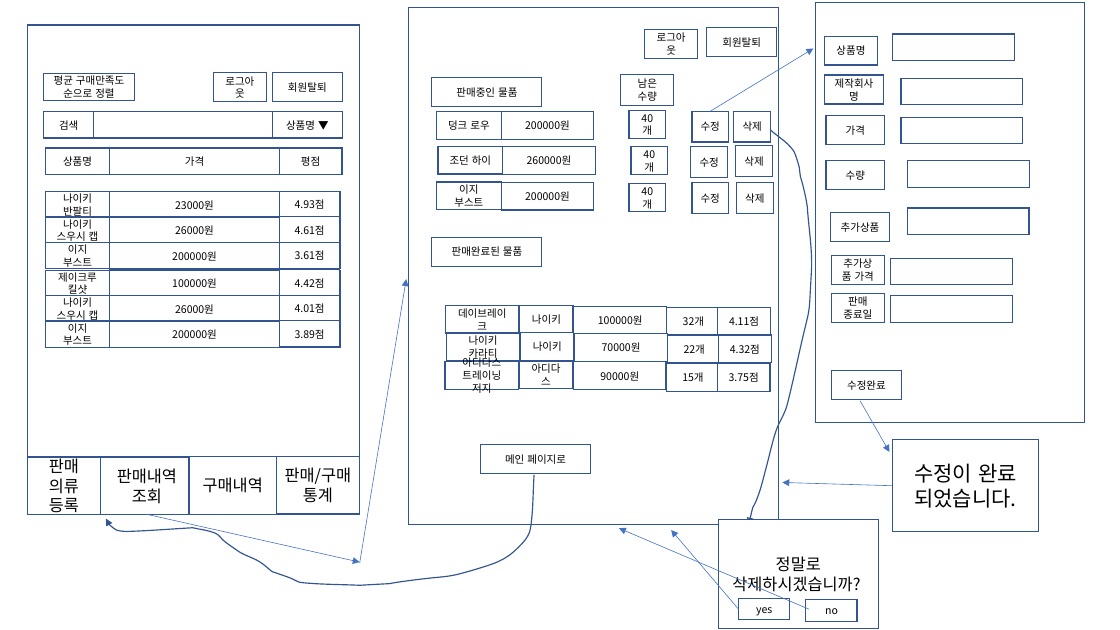
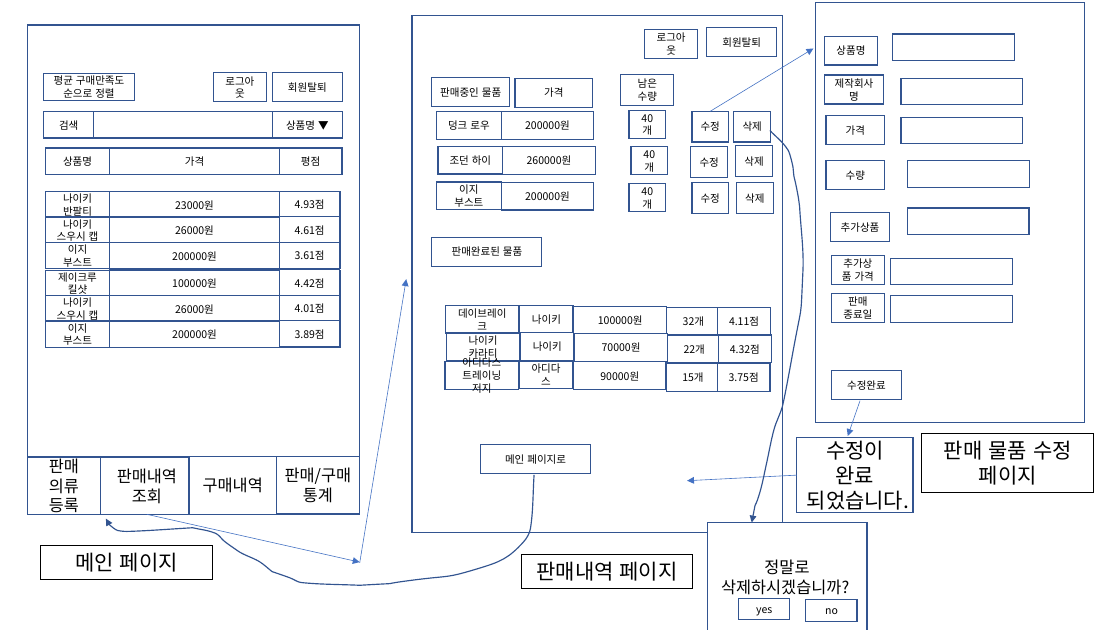
Before and after one commit to bradbrad97/SE, a slide deck: slide 4 of 과제1/merge/UI_Design.pptx. Drawn at 1120x630 pixels with LibreOffice and Linux fonts; fonts in the diff are those of the drawing. Boxes give left, top, right and bottom in pixels: in the first picture for what was removed or moved away, otherwise in the second. Text is boxed around its words. In the diff, an @@ line names an element or a change of style, - is before the commit and + after.

Commit message:
UI_Design.pptx 수정

```diff
--- a/과제1/merge/UI_Design.pptx
+++ b/과제1/merge/UI_Design.pptx
@@ rectangle: place and size @@
-rectangle at (408,8,779,525)
+rectangle at (413,16,783,534)
@@ rectangle "판매중인 물품": place and size @@
-rectangle "판매중인 물품" at (432,78,542,108)
+rectangle "판매중인 물품" at (432,78,509,108)
@@ rectangle added at (515,78,592,108), fill #FFFFFF, outline #325491 1 pt, 9 pt, text #000000 @@
+가격
@@ freeform shape: place and size @@
-freeform shape at (749,130,812,524)
+freeform shape at (752,130,803,523)
@@ arrow moved from (860, 401) - (890, 452) to (860, 401) - (848, 436) @@
@@ rectangle "수정이 완료 되었습니다.": place and size @@
-rectangle "수정이 완료 되었습니다." at (892,439,1039,532)
+rectangle "수정이 완료 되었습니다." at (797,438,913,513)
@@ rectangle added at (922,434,1094,493), outline #000000 0.75 pt, 18 pt, text #000000 @@
+판매 물품 수정 페이지
@@ arrow moved from (892, 486) - (782, 482) to (797, 476) - (687, 481) @@
@@ arrow removed from (809, 609) to (619, 528) @@
@@ arrow removed from (739, 609) to (671, 530) @@
@@ rectangle "정말로 삭제하시겠습니까?": place and size @@
-rectangle "정말로 삭제하시겠습니까?" at (718,520,878,628)
+rectangle "정말로 삭제하시겠습니까?" at (707,523,867,630)
@@ rectangle added at (40,545,213,579), outline #000000 0.75 pt, 18 pt, text #000000 @@
+메인 페이지
@@ rectangle added at (521,555,693,588), outline #000000 0.75 pt, 18 pt, text #000000 @@
+판매내역 페이지
```
Also in this commit, not shown: 7 other slides changed, 1 slide added.
